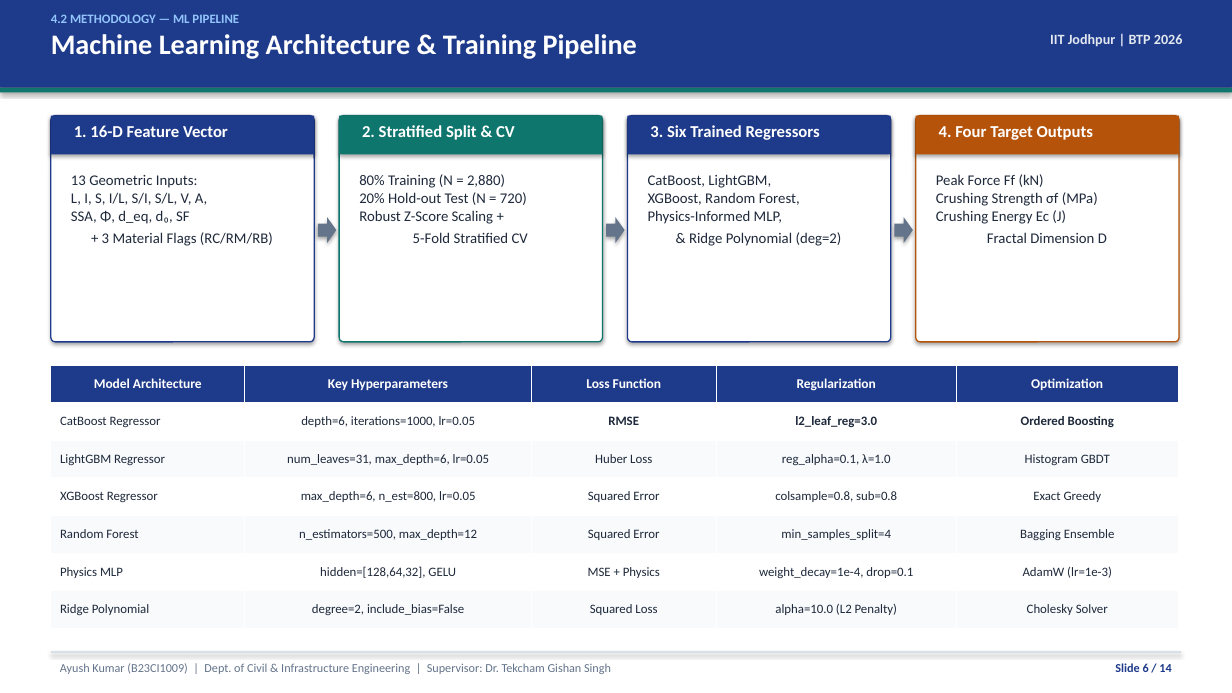
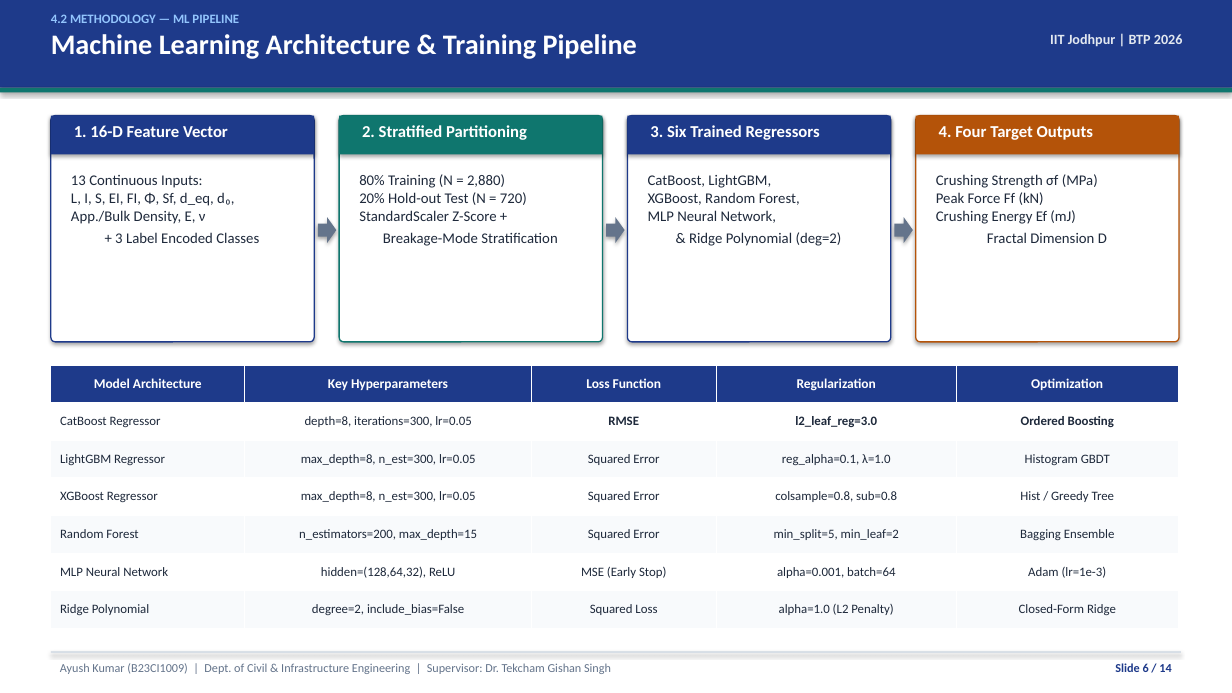
Before and after one commit to AyushhKumaar/BTP-Aggregate-ML, a slide deck: slide 6 of docs/BTP_IITJ_Presentation.pptx. Drawn at 1232x693 pixels with LibreOffice and Linux fonts; fonts in the diff are those of the drawing. Boxes give left, top, right and bottom in pixels: in the first picture for what was removed or moved away, otherwise in the second. Text is boxed around its words. In the diff, an @@ line names an element or a change of style, - is before the commit and + after.

```diff
--- a/docs/BTP_IITJ_Presentation.pptx
+++ b/docs/BTP_IITJ_Presentation.pptx
@@ text at box(362, 125, 527, 140): text changed @@
-2. Stratified Split & CV
+2. Stratified Partitioning
@@ text at box(71, 175, 259, 243): text changed @@
-13 Geometric Inputs:
-L, I, S, I/L, S/I, S/L, V, A,
-SSA, Φ, d_eq, d₀, SF
-+ 3 Material Flags (RC/RM/RB)
+13 Continuous Inputs:
+L, I, S, EI, FI, Φ, Sf, d_eq, d₀,
+App./Bulk Density, E, ν
++ 3 Label Encoded Classes
@@ text at box(359, 174, 557, 246): text changed @@
-80% Training (N = 2,880)
-20% Hold-out Test (N = 720)
-Robust Z-Score Scaling +
-5-Fold Stratified CV
+80% Training (N = 2,880)
+20% Hold-out Test (N = 720)
+StandardScaler Z-Score +
+Breakage-Mode Stratification
@@ text at box(648, 174, 842, 246): text changed @@
-CatBoost, LightGBM,
-XGBoost, Random Forest,
-Physics-Informed MLP,
-& Ridge Polynomial (deg=2)
+CatBoost, LightGBM,
+XGBoost, Random Forest,
+MLP Neural Network,
+& Ridge Polynomial (deg=2)
@@ text at box(936, 174, 1107, 243): text changed @@
-Peak Force Ff (kN)
-Crushing Strength σf (MPa)
-Crushing Energy Ec (J)
-Fractal Dimension D
+Crushing Strength σf (MPa)
+Peak Force Ff (kN)
+Crushing Energy Ef (mJ)
+Fractal Dimension D
@@ table at box(51, 365, 1178, 628) @@
-row 2, column 2: depth=6, iterations=1000, lr=0.05
+row 2, column 2: depth=8, iterations=300, lr=0.05
-row 3, column 2: num_leaves=31, max_depth=6, lr=0.05
+row 3, column 2: max_depth=8, n_est=300, lr=0.05
-row 3, column 3: Huber Loss
+row 3, column 3: Squared Error
-row 4, column 2: max_depth=6, n_est=800, lr=0.05
+row 4, column 2: max_depth=8, n_est=300, lr=0.05
-row 4, column 5: Exact Greedy
+row 4, column 5: Hist / Greedy Tree
-row 5, column 2: n_estimators=500, max_depth=12
+row 5, column 2: n_estimators=200, max_depth=15
-row 5, column 4: min_samples_split=4
+row 5, column 4: min_split=5, min_leaf=2
-row 6: Physics MLP | hidden=[128,64,32], GELU | MSE + Physics | weight_decay=1e-4, drop=0.1 | AdamW (lr=1e-3)
+row 6: MLP Neural Network | hidden=(128,64,32), ReLU | MSE (Early Stop) | alpha=0.001, batch=64 | Adam (lr=1e-3)
-row 7, column 4: alpha=10.0 (L2 Penalty)
+row 7, column 4: alpha=1.0 (L2 Penalty)
-row 7, column 5: Cholesky Solver
+row 7, column 5: Closed-Form Ridge
```
Also in this commit, not shown: 11 other slides changed, 11 other files.
